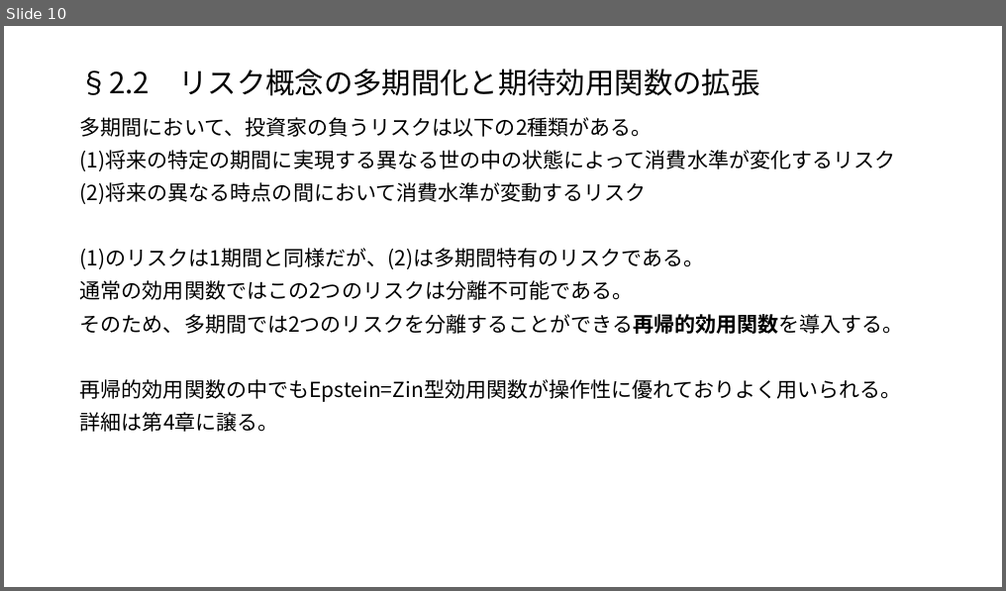
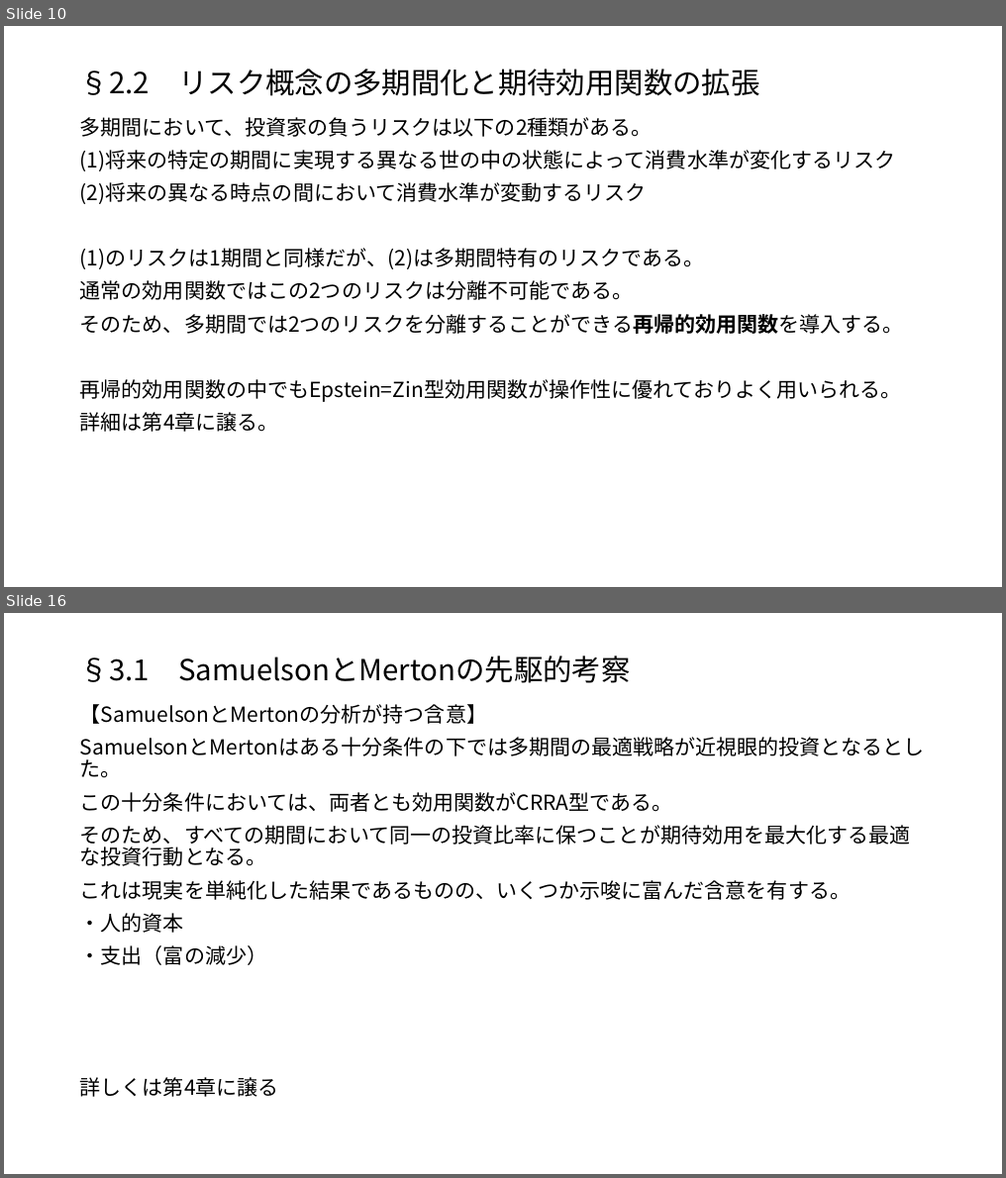
Before and after one commit to macha1811/Long-term-Investment-Theory-and-Practice, a slide deck: 第2章.pptx. Shown one above the other, each under a label of ours: slide 10 before the commit, slides 10 and 16 after it; the slides between them are not shown. The pictures are 1006x591 and 1006x1178 pixels, drawn with LibreOffice and Linux fonts; fonts in the diff are those of the drawing. Boxes give left, top, right and bottom in pixels: in the first picture for what was removed or moved away, otherwise in the second. Text is boxed around its words. In the diff, an @@ line names an element or a change of style, - is before the commit and + after.

```diff
--- a/第2章.pptx
+++ b/第2章.pptx
@@ slide 16 added at [4, 613, 1002, 1174], background #FFFFFF @@
@@ title added at [80, 656, 630, 683], 28 pt, text #000000 @@
+§3.1 SamuelsonとMertonの先駆的考察
@@ text added at [80, 704, 911, 1097], 20 pt, text #000000 @@
+【SamuelsonとMertonの分析が持つ含意】
+SamuelsonとMertonはある十分条件の下では多期間の最適戦略が近視眼的投資となるとした。
+この十分条件においては、両者とも効用関数がCRRA型である。
+そのため、すべての期間において同一の投資比率に保つことが期待効用を最大化する最適な投資行動となる。
+これは現実を単純化した結果であるものの、いくつか示唆に富んだ含意を有する。
+・人的資本
+・支出（富の減少）
+詳しくは第4章に譲る
```
Also in this commit, not shown: 9 other slides added.
